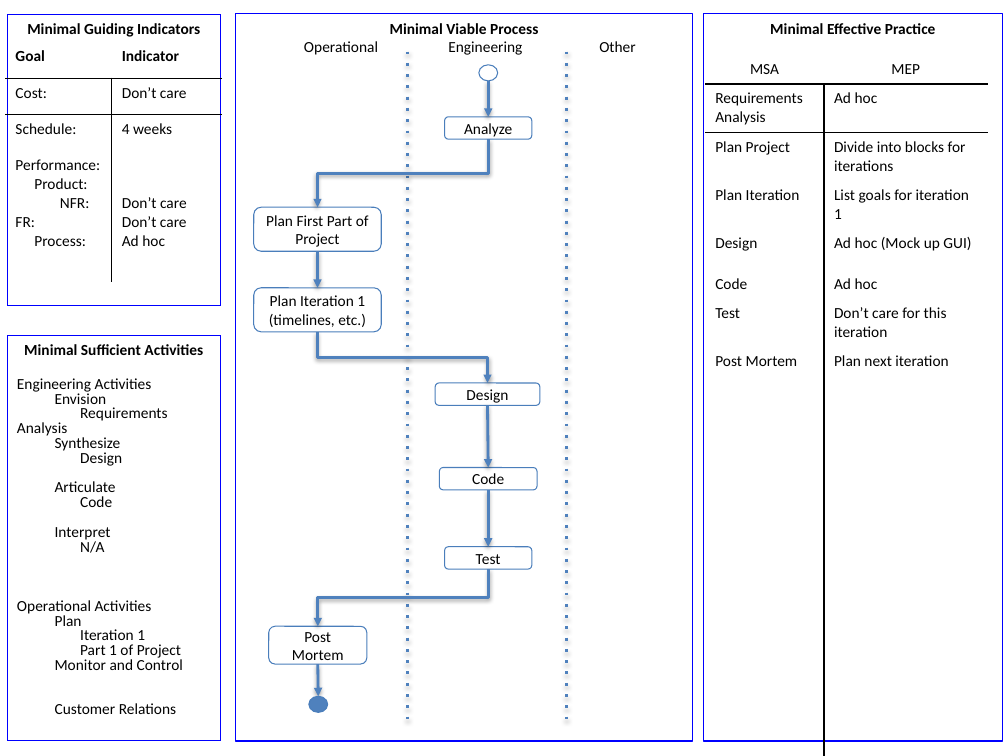
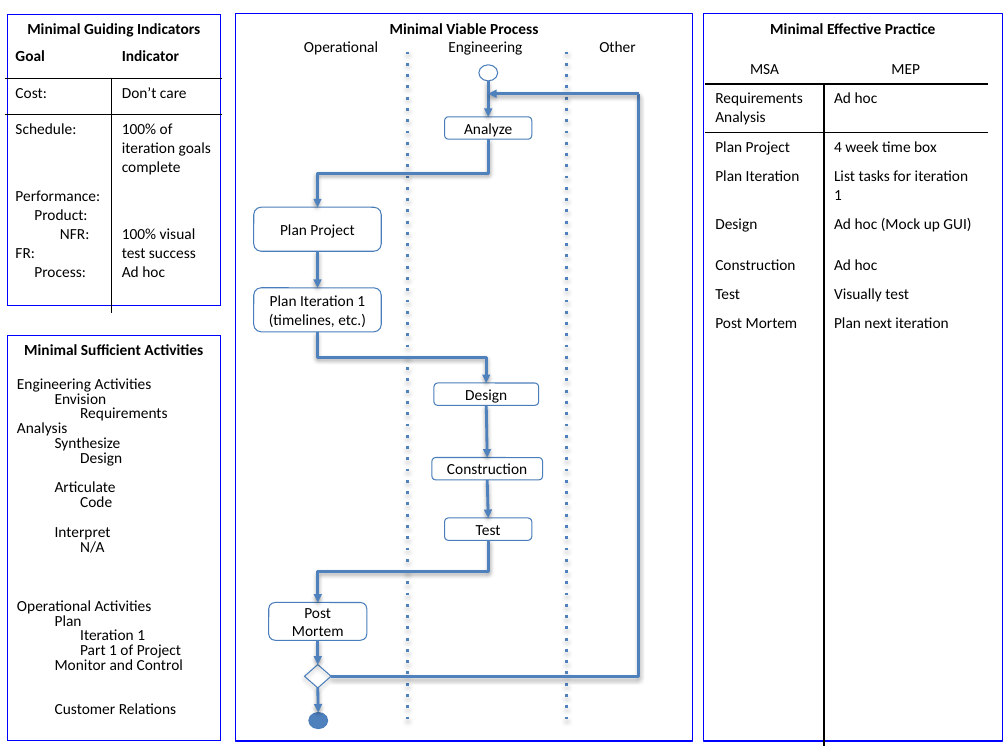
Before and after one commit to amh0029/Masters_Proj, a slide deck: slide 1 of Documentation/Iteration 1/process.pptx. Drawn at 1008x756 pixels with LibreOffice and Linux fonts; fonts in the diff are those of the drawing. Boxes give left, top, right and bottom in pixels: in the first picture for what was removed or moved away, otherwise in the second. Text is boxed around its words. In the diff, an @@ line names an element or a change of style, - is before the commit and + after.

Commit message:
Updated Documentation
Updated the documentation for iteration 1.

```diff
--- a/Documentation/Iteration 1/process.pptx
+++ b/Documentation/Iteration 1/process.pptx
@@ table at (5, 42, 223, 311) @@
-row 3, column 2: 4 weeks
+row 3, column 2: 100% of iteration goals complete
-row 4, column 2: Don’t care / Don’t care / Ad hoc
+row 4, column 2: 100% visual test success / Ad hoc
@@ table at (706, 43, 988, 733) @@
-row 3, column 2: Divide into blocks for iterations
+row 3, column 2: 4 week time box
-row 4, column 2: List goals for iteration 1
+row 4, column 2: List tasks for iteration 1
-row 6, column 1: Code
+row 6, column 1: Construction
-row 7, column 2: Don’t care for this iteration
+row 7, column 2: Visually test
@@ elbow line added from (331, 676) to (639, 94), #4F81BD 2 pt @@
@@ arrow added from (639, 94) to (488, 94), #4F81BD 2 pt @@
@@ text in rounded rectangle at (280, 224, 354, 238): text changed @@
-Plan First Part of Project
+Plan Project
@@ elbow arrow (318, 332) - (486, 383): route changed @@
@@ arrow moved from (488, 405) - (488, 468) to (486, 405) - (487, 458) @@
@@ rounded rectangle "Construction": place and size @@
-rounded rectangle "Construction" at (439, 468, 537, 490)
+rounded rectangle "Construction" at (432, 458, 543, 480)
@@ text in rounded rectangle at (447, 463, 527, 474): text changed @@
-Code
+Construction
@@ arrow moved from (488, 490) - (488, 546) to (487, 480) - (488, 518) @@
@@ rounded rectangle "Test": place and size @@
-rounded rectangle "Test" at (445, 546, 531, 569)
+rounded rectangle "Test" at (445, 518, 531, 540)
@@ elbow arrow moved from (488, 570) - (318, 626) to (488, 540) - (318, 603) @@
@@ rounded rectangle "Post Mortem": place and size @@
-rounded rectangle "Post Mortem" at (269, 626, 367, 663)
+rounded rectangle "Post Mortem" at (269, 603, 367, 640)
@@ arrow added from (318, 640) to (318, 664), #4F81BD 2 pt @@
@@ diamond added at (304, 664, 331, 687), outline #4B7EBC 0.75 pt @@
@@ arrow moved from (318, 664) - (319, 697) to (318, 688) - (319, 713) @@
@@ ellipse: place and size @@
-ellipse at (308, 697, 328, 713)
+ellipse at (308, 713, 328, 729)
```
Also in this commit, not shown: 3 other files.
